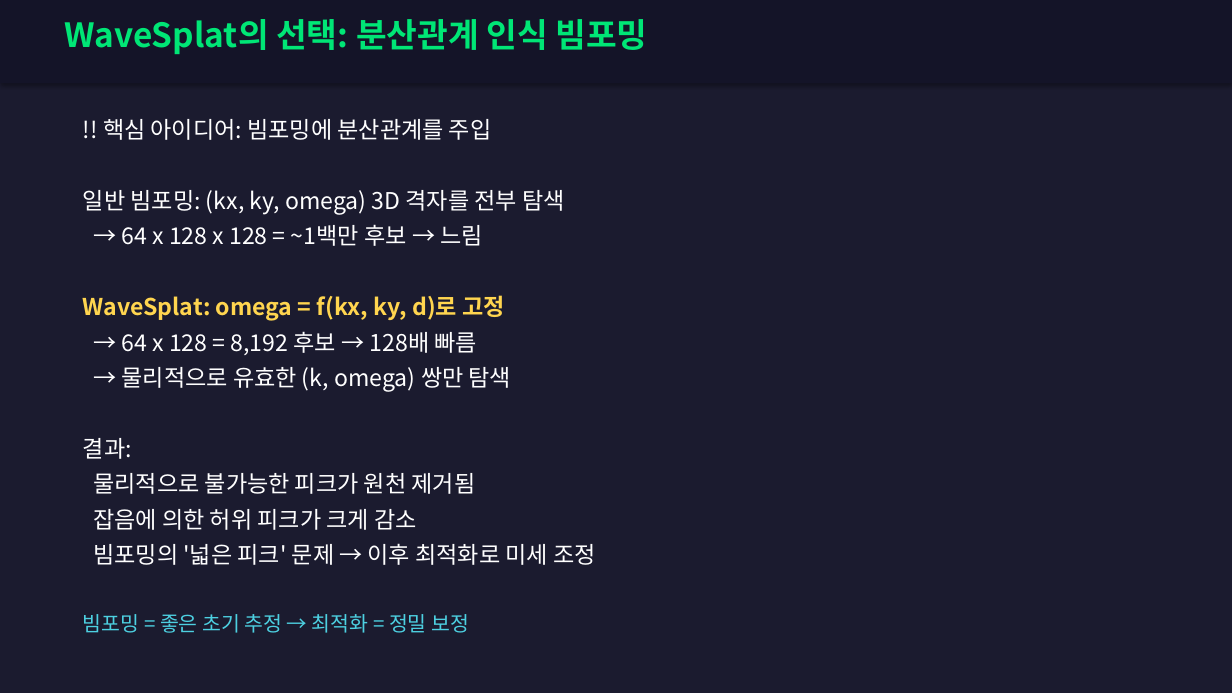
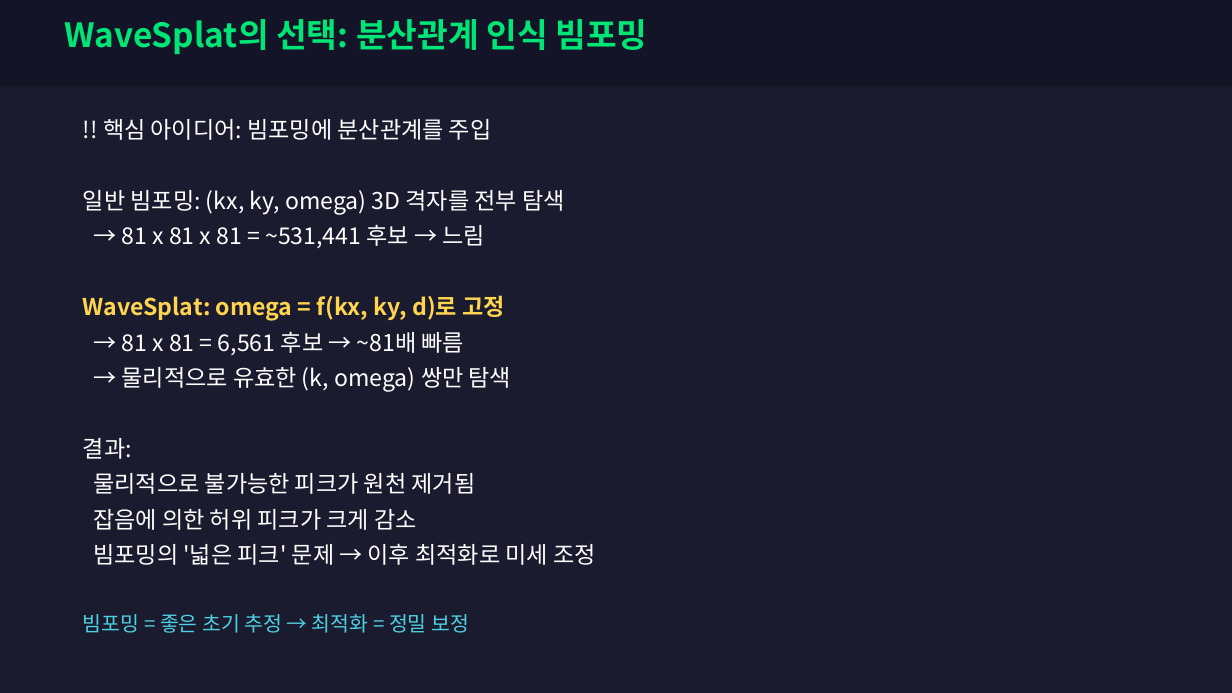
Before and after one commit to SAEYONGPARK94/wavesplat, a slide deck: slide 46 of wavesplat/docs/WaveSplat_Algorithm_Guide.pptx. Drawn at 1232x693 pixels with LibreOffice and Linux fonts; fonts in the diff are those of the drawing. Boxes give left, top, right and bottom in pixels: in the first picture for what was removed or moved away, otherwise in the second. Text is boxed around its words. In the diff, an @@ line names an element or a change of style, - is before the commit and + after.

```diff
--- a/wavesplat/docs/WaveSplat_Algorithm_Guide.pptx
+++ b/wavesplat/docs/WaveSplat_Algorithm_Guide.pptx
@@ text at [122, 224, 486, 248]: text changed @@
-→ 64 x 128 x 128 = ~1백만 후보 → 느림
+→ 81 x 81 x 81 = ~531,441 후보 → 느림
@@ text at [122, 331, 465, 355]: text changed @@
-→ 64 x 128 = 8,192 후보 → 128배 빠름
+→ 81 x 81 = 6,561 후보 → ~81배 빠름
```
Also in this commit, not shown: 2 other slides changed, 2 other files.
